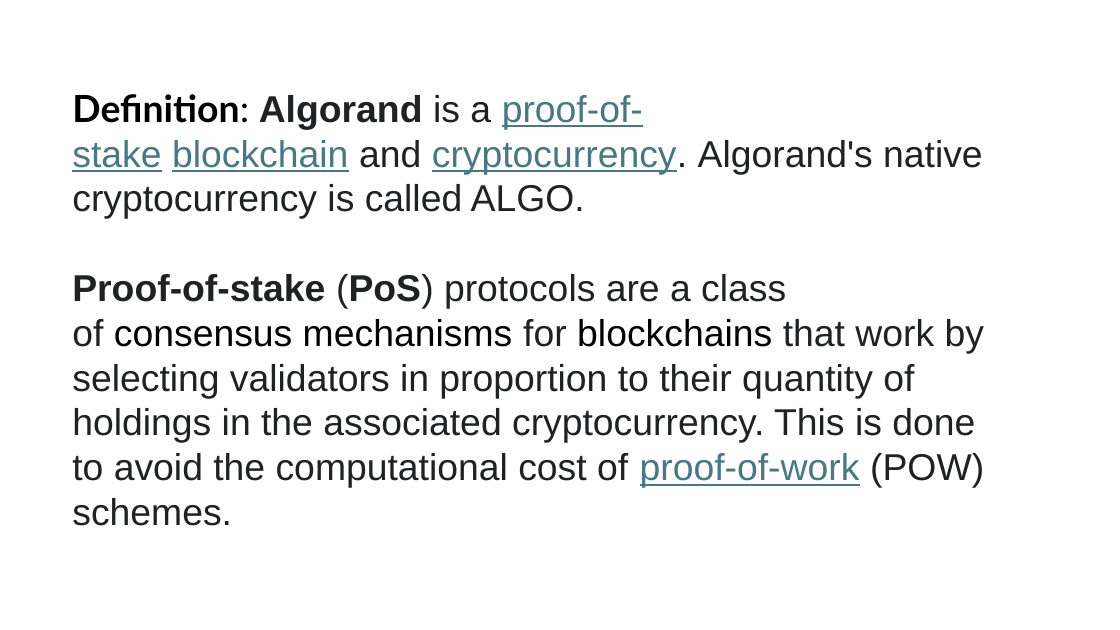
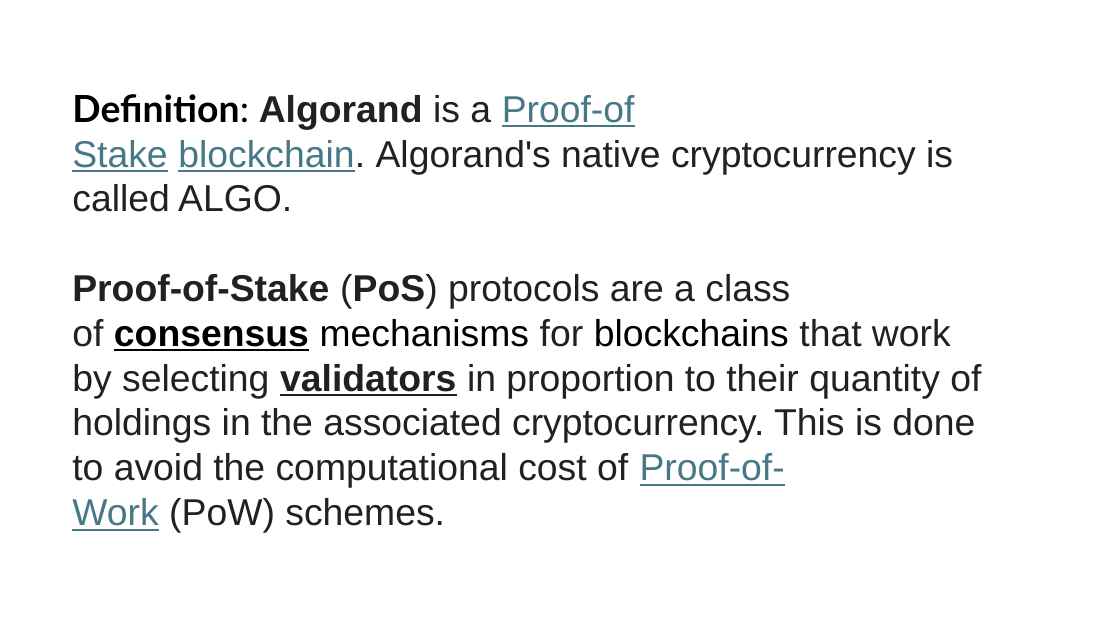
Before and after one commit to shlomo-hadar/AlgorandDev, a slide deck: slide 3 of Introduction to Algorand.pptx (slide 2 before the commit). Drawn at 1120x630 pixels with LibreOffice and Linux fonts; fonts in the diff are those of the drawing. Boxes give left, top, right and bottom in pixels: in the first picture for what was removed or moved away, otherwise in the second. Text is boxed around its words. In the diff, an @@ line names an element or a change of style, - is before the commit and + after.

```diff
--- a/Introduction to Algorand.pptx
+++ b/Introduction to Algorand.pptx
@@ text at <box>72,94,981,533</box>: text changed @@
-Definition: Algorand is a proof-of-stake blockchain and cryptocurrency. Algorand's native cryptocurrency is called ALGO.
-Proof-of-stake (PoS) protocols are a class of consensus mechanisms for blockchains that work by selecting validators in proportion to their quantity of holdings in the associated cryptocurrency. This is done to avoid the computational cost of proof-of-work (POW) schemes.
+Definition: Algorand is a Proof-of Stake blockchain. Algorand's native cryptocurrency is called ALGO.
+Proof-of-Stake (PoS) protocols are a class of consensus mechanisms for blockchains that work by selecting validators in proportion to their quantity of holdings in the associated cryptocurrency. This is done to avoid the computational cost of Proof-of-Work (PoW) schemes.
```
Also in this commit, not shown: 4 other slides changed, 4 slides added.
